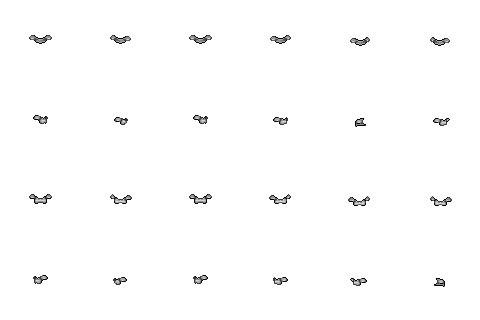
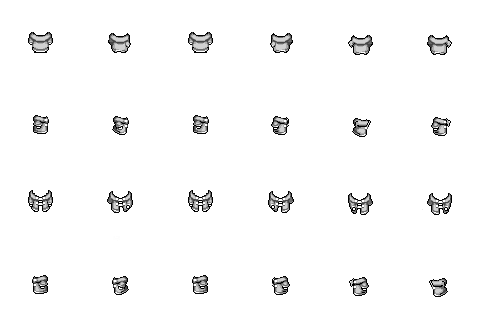
Layered file, before and after one edit (480px x 320px). Changes by layer:
hid "light-plate" (1st of 2, in "male") over left=29, top=35, right=452, bottom=287
showed group "female" (6 layers) over left=28, top=32, right=452, bottom=297
added layer "coat" (2nd of 2, in "female") in group "female" over left=28, top=32, right=452, bottom=297
